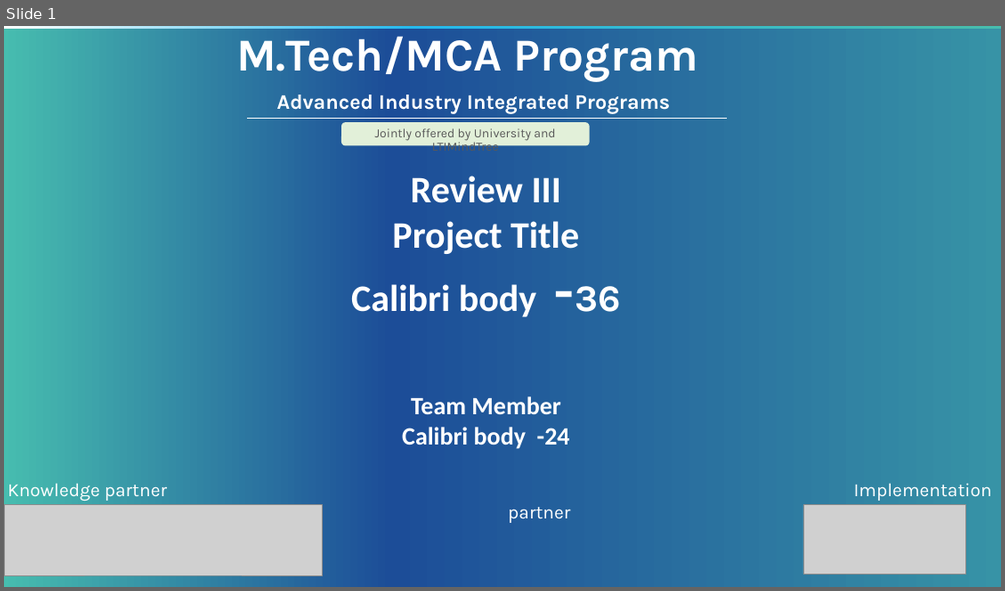
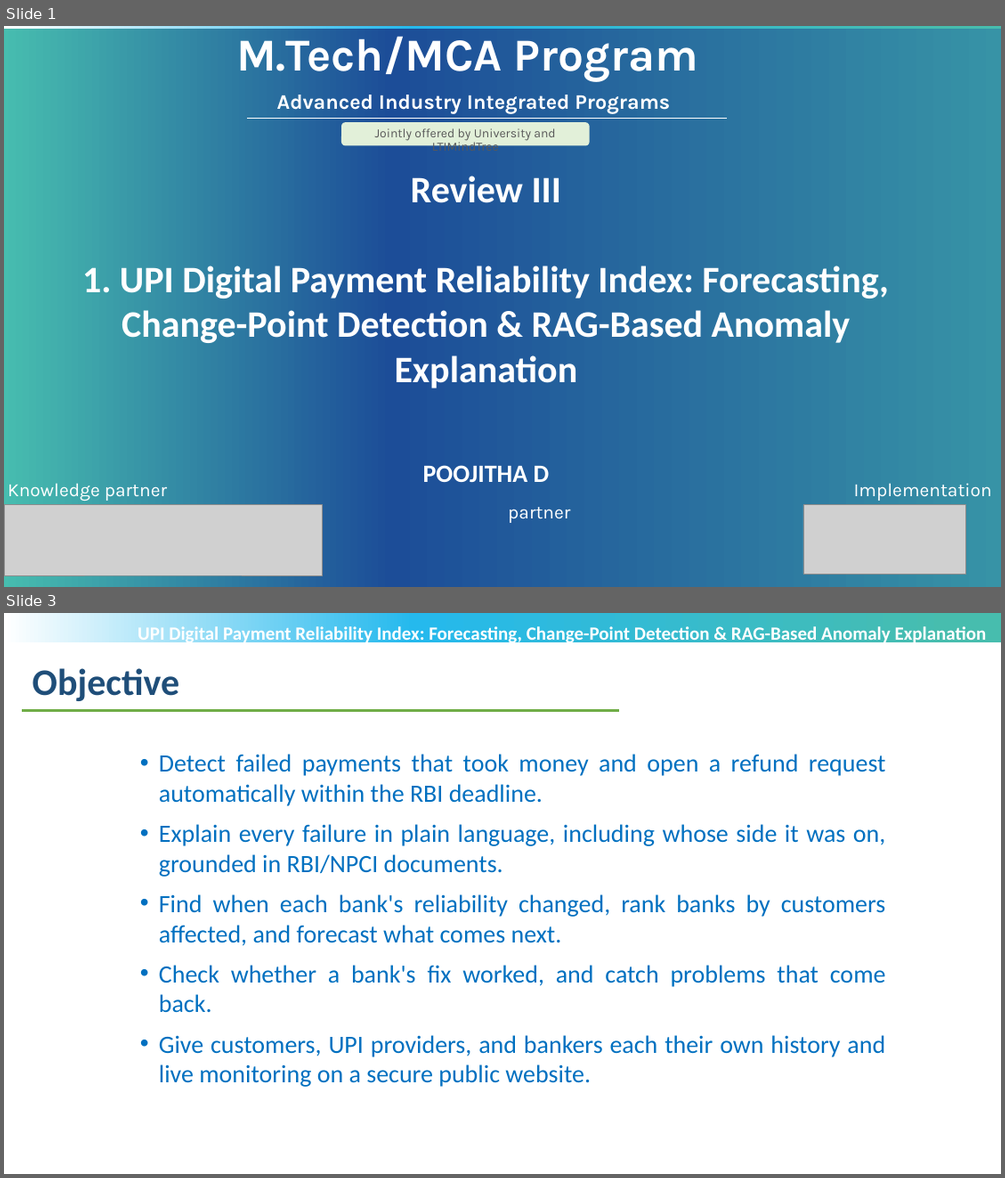
Before and after one commit to POOJITHA-02/lti-proj, a slide deck: MTech-Project_Review3_PPT_Template_V1.pptx. Shown one above the other, each under a label of ours: slide 1 before the commit, slides 1 and 3 after it; the slides between them are not shown. The pictures are 1005x591 and 1005x1178 pixels, drawn with LibreOffice and Linux fonts; fonts in the diff are those of the drawing; grey boxes stand for pictures; background and template pictures are left out. Boxes give left, top, right and bottom in pixels: in the first picture for what was removed or moved away, otherwise in the second. Text is boxed around its words. In the diff, an @@ line names an element or a change of style, - is before the commit and + after.

```diff
--- a/MTech-Project_Review3_PPT_Template_V1.pptx
+++ b/MTech-Project_Review3_PPT_Template_V1.pptx
@@ slide 3 added at (4, 613, 1001, 1174), background #FFFFFF; not listed: 1 template element that a slide beside it also shows @@
@@ text added at (138, 624, 987, 645), 18 pt, text #FFFFFF, bold @@
+UPI Digital Payment Reliability Index: Forecasting, Change-Point Detection & RAG-Based Anomaly Explanation
@@ text added at (32, 668, 180, 701), 36 pt, text #1F4E79, bold @@
+Objective
@@ line added from (22, 710) to (619, 710), #70AD47 2.25 pt @@
@@ text added at (159, 754, 886, 1086), 24 pt, text #0070C0 @@
+• Detect failed payments that took money and open a refund request automatically within the RBI deadline.
+• Explain every failure in plain language, including whose side it was on, grounded in RBI/NPCI documents.
+• Find when each bank's reliability changed, rank banks by customers affected, and forecast what comes next.
+• Check whether a bank's fix worked, and catch problems that come back.
+• Give customers, UPI providers, and bankers each their own history and live monitoring on a secure public website.
@@ slide 1 changed as well @@
@@ text at (82, 265, 889, 482): text changed @@
-Project Title
-Calibri body -36
-Team Member
-Calibri body -24
+1. UPI Digital Payment Reliability Index: Forecasting, Change-Point Detection & RAG-Based Anomaly Explanation
+POOJITHA D
```
Also in this commit, not shown: 1 other slide changed, 17 other slides added, 9 slides removed.
